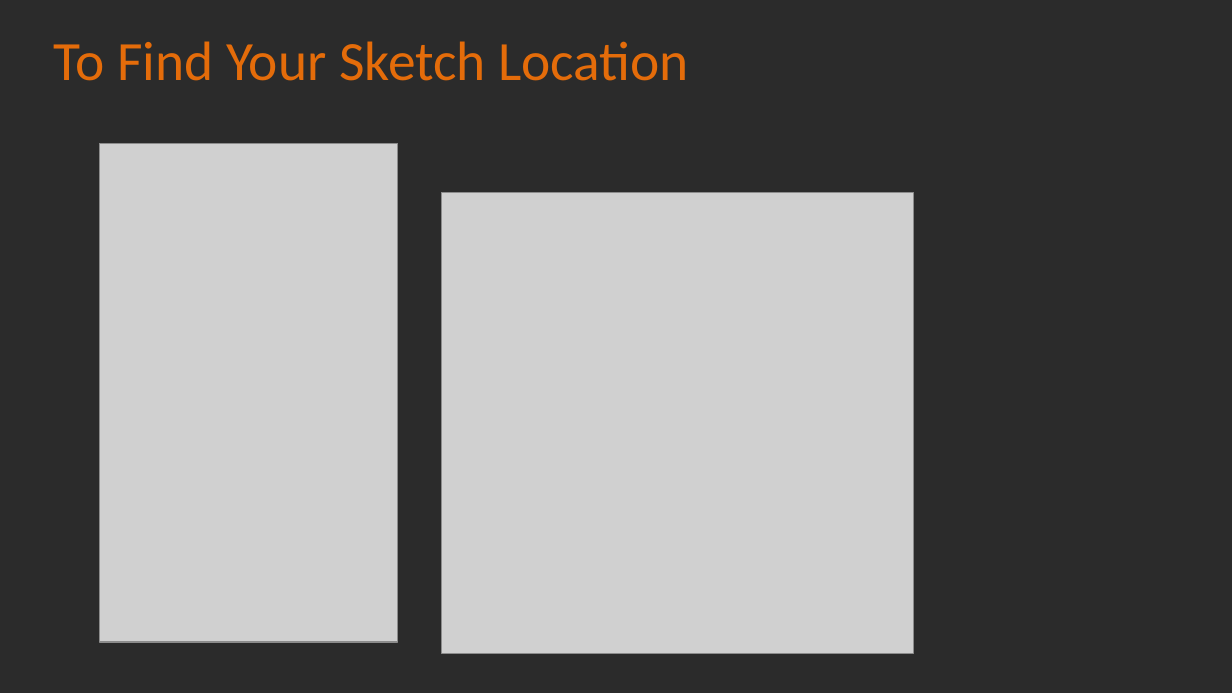
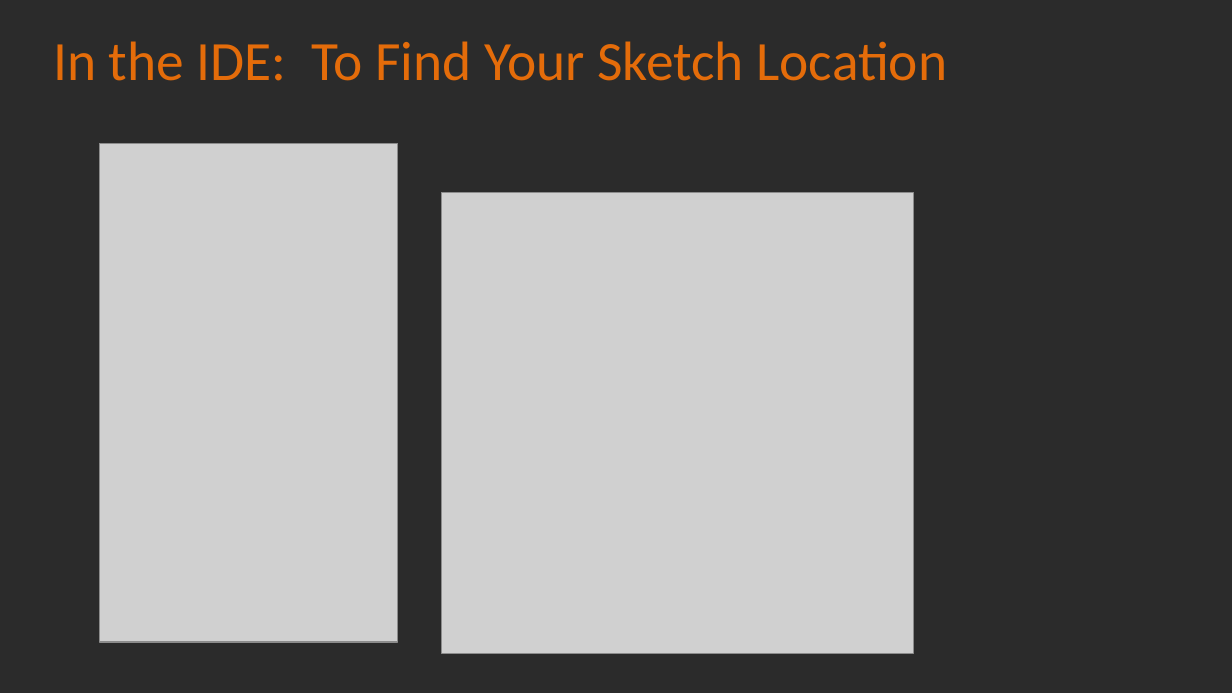
Before and after one commit to Alan-Lomax/MERG-SIG-Presentations, a slide deck: slide 11 of Introduction to Class Programming Part 2.pptx (slide 9 before the commit). Drawn at 1232x693 pixels with LibreOffice and Linux fonts; fonts in the diff are those of the drawing; grey boxes stand for pictures; background and template pictures are left out; a plain dark background stands for a picture behind light text. Boxes give left, top, right and bottom in pixels: in the first picture for what was removed or moved away, otherwise in the second. Text is boxed around its words. In the diff, an @@ line names an element or a change of style, - is before the commit and + after.

```diff
--- a/Introduction to Class Programming Part 2.pptx
+++ b/Introduction to Class Programming Part 2.pptx
@@ title at [53, 41, 947, 81]: text changed @@
-To Find Your Sketch Location
+In the IDE: To Find Your Sketch Location
```
Also in this commit, not shown: 12 other slides changed, 3 slides added, 1 other file.
